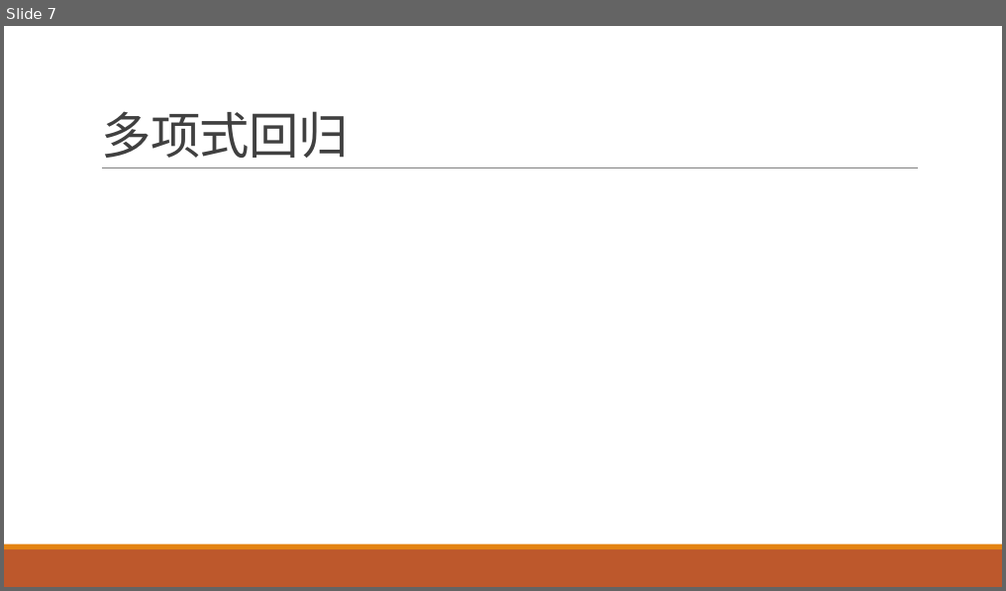
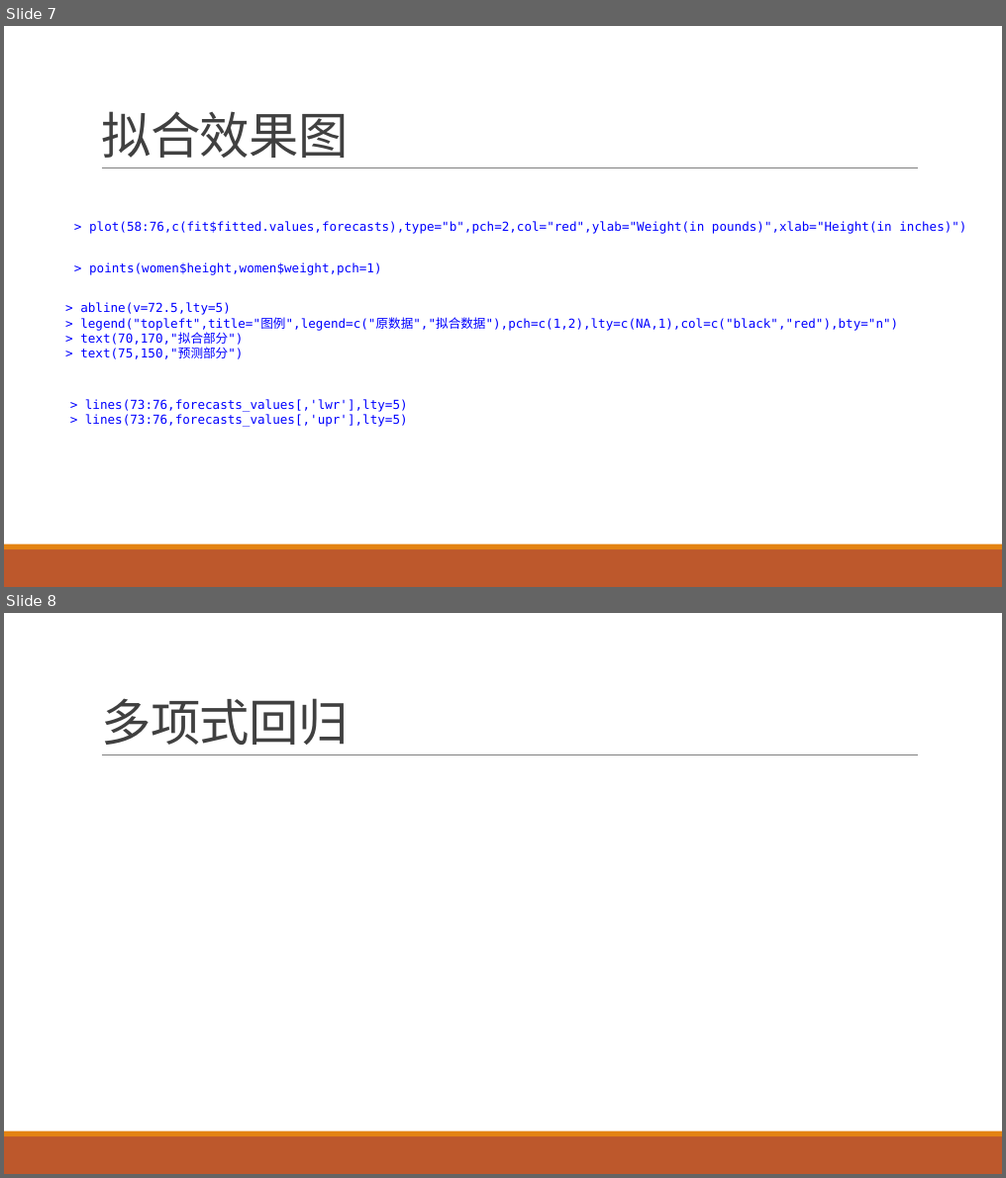
Before and after one commit to exoplanetX/DataAnalytics, a slide deck: 实验-7-预测.pptx. Shown one above the other, each under a label of ours: slide 7 before the commit, slides 7 and 8 after it. The pictures are 1006x591 and 1006x1178 pixels, drawn with LibreOffice and Linux fonts; fonts in the diff are those of the drawing. Boxes give left, top, right and bottom in pixels: in the first picture for what was removed or moved away, otherwise in the second. Text is boxed around its words. In the diff, an @@ line names an element or a change of style, - is before the commit and + after.

```diff
--- a/实验-7-预测.pptx
+++ b/实验-7-预测.pptx
@@ slide 7 added at <box>4,26,1002,587</box>, background #FFFFFF; not listed: 3 template elements that a slide beside it also shows @@
@@ title added at <box>101,111,349,158</box>, 48 pt, text #404040 @@
+拟合效果图
@@ rectangle added at <box>74,219,980,234</box>, fill #FFFFFF, 12 pt, text #0000FF @@
+> plot(58:76,c(fit$fitted.values,forecasts),type="b",pch=2,col="red",ylab="Weight(in pounds)",xlab="Height(in inches)")
@@ rectangle added at <box>74,261,386,275</box>, fill #FFFFFF, 12 pt, text #0000FF @@
+> points(women$height,women$weight,pch=1)
@@ text added at <box>80,302,898,360</box>, 12 pt, text #0000FF @@
+> abline(v=72.5,lty=5)
+> legend("topleft",title="图例",legend=c("原数据","拟合数据"),pch=c(1,2),lty=c(NA,1),col=c("black","red"),bty="n")
+> text(70,170,"拟合部分")
+> text(75,150,"预测部分")
@@ text added at <box>85,399,408,427</box>, 12 pt, text #0000FF @@
+> lines(73:76,forecasts_values[,'lwr'],lty=5)
+> lines(73:76,forecasts_values[,'upr'],lty=5)
@@ what was slide 7 is now slide 8 @@
```
Also in this commit, not shown: 1 slide changed, 1 other file.
